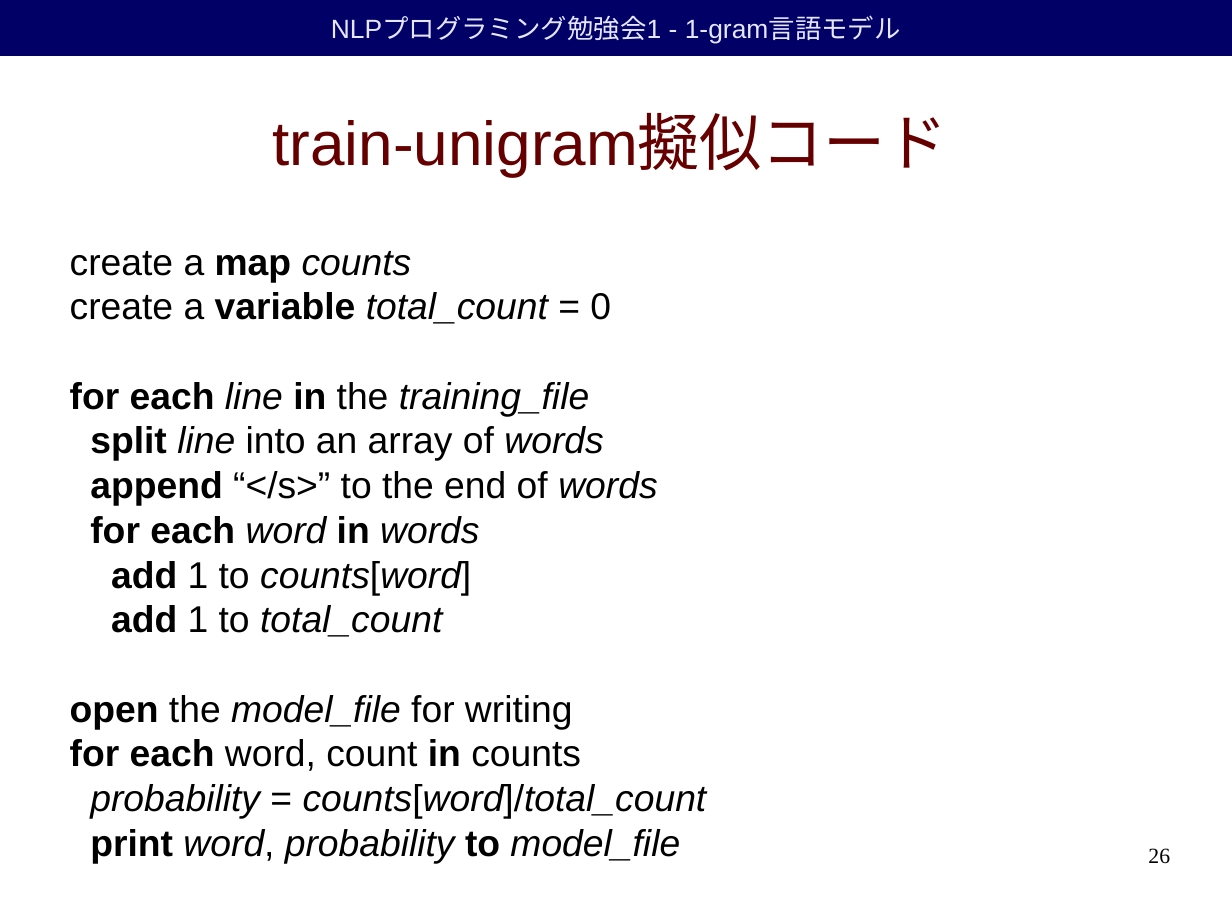
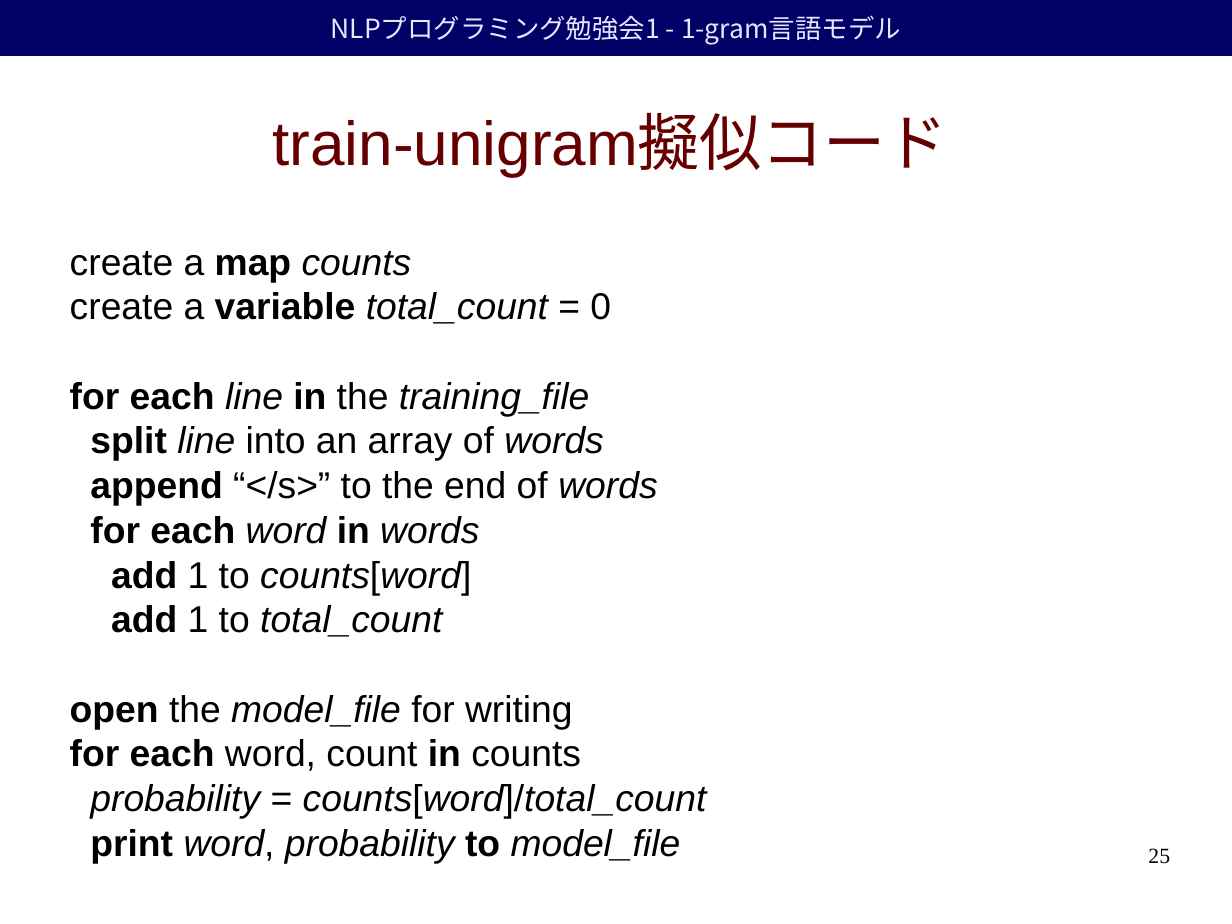
Before and after one commit to duffrind/nlppractice, a slide deck: slide 25 of download/01-unigramlm/nlp-programming-ja-01-unigramlm.odp (slide 26 before the commit). Drawn at 1232x924 pixels with LibreOffice and Linux fonts; fonts in the diff are those of the drawing; background and template pictures are left out. Boxes give left, top, right and bottom in pixels: in the first picture for what was removed or moved away, otherwise in the second. Text is boxed around its words. In the diff, an @@ line names an element or a change of style, - is before the commit and + after.

```diff
--- a/download/01-unigramlm/nlp-programming-ja-01-unigramlm.odp
+++ b/download/01-unigramlm/nlp-programming-ja-01-unigramlm.odp
@@ rectangle "NLPプログラミング勉強会1 - 1-gram言語モデル" at [0, 0, 1232, 56]: font Arial to Noto Sans CJK JP @@
@@ page number at [1148, 848, 1170, 864]: text changed @@
-26
+25
```
Also in this commit, not shown: 25 other slides changed, 1 slide removed, 5 other files.
